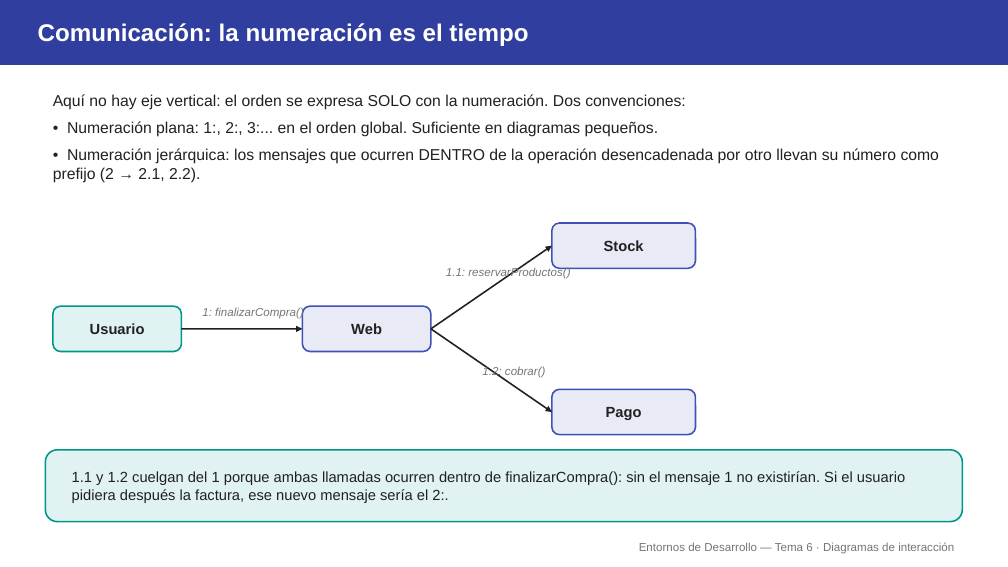
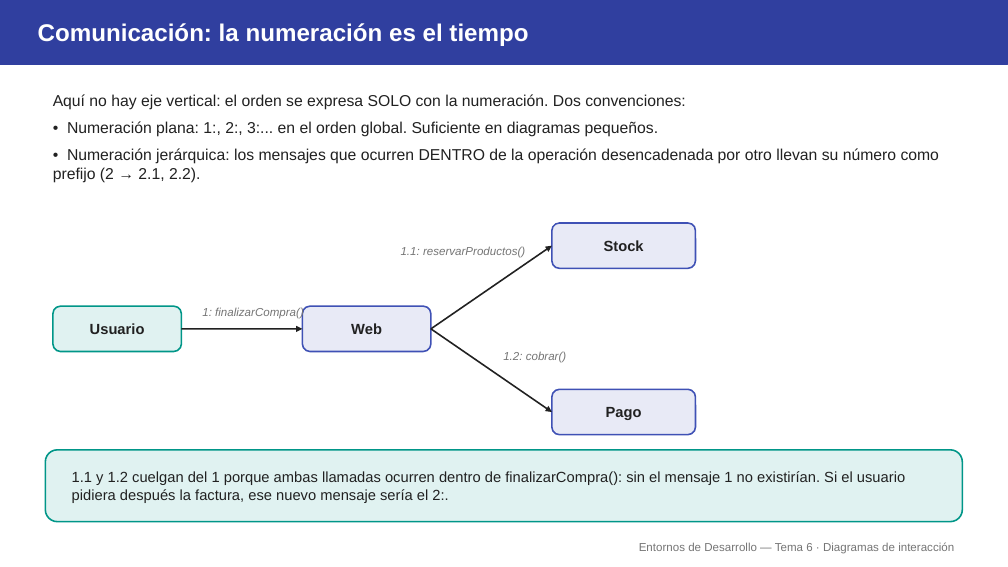
Before and after one commit to aitorventura/entornos-de-desarrollo, a slide deck: slide 15 of tema6/diapositivas/interaccion.pptx. Drawn at 1008x567 pixels with LibreOffice and Linux fonts; fonts in the diff are those of the drawing. Boxes give left, top, right and bottom in pixels: in the first picture for what was removed or moved away, otherwise in the second. Text is boxed around its words. In the diff, an @@ line names an element or a change of style, - is before the commit and + after.

```diff
--- a/tema6/diapositivas/interaccion.pptx
+++ b/tema6/diapositivas/interaccion.pptx
@@ text "1.1: reservarProductos()" moved from (x1=446, y1=267, x2=570, y2=279) to (x1=401, y1=246, x2=525, y2=258) @@
@@ text "1.2: cobrar()" moved from (x1=482, y1=366, x2=545, y2=378) to (x1=503, y1=351, x2=566, y2=363) @@
```
Also in this commit, not shown: 7 other slides changed, 1 other file.
